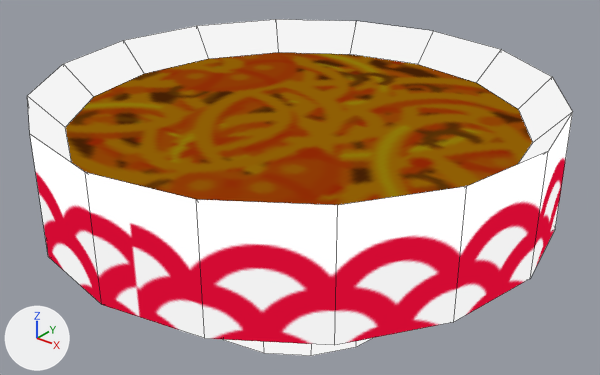
What one commit did to the Blender file working-files/bowl.blend.
The view is the same before and after, from a 50 mm lens placed at (4.09, -5.09, 3.21), pointed at (0.0, 0.03, 0.04). Arrows for +X, +Y and +Z are at lower left; the lights stay in place. Mesh edges are drawn as thin lines.
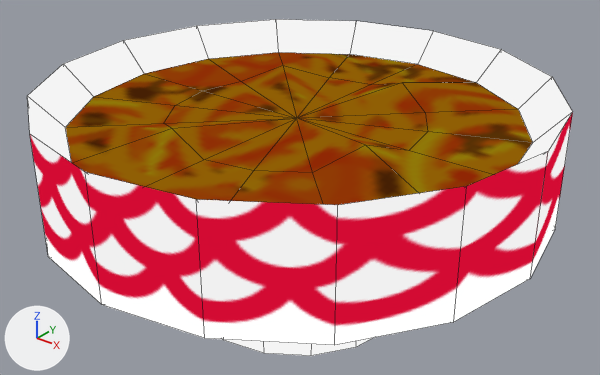
Diff of the bpy script that builds the scene:
```diff
--- a/working-files/bowl.blend.py
+++ b/working-files/bowl.blend.py
@@ me_cylinder @@
 # used by ob_cylinder; location = (0.0, 0.0, 0.0)
-me_cylinder.from_pydata(...)  # 80 vertices, 66 faces; spans x -2.17..2.17, y -2.17..2.17, z -1.0..0.98
+me_cylinder.from_pydata(...)  # 97 vertices, 97 faces; spans x -2.17..2.17, y -2.17..2.17, z -1.0..0.98
+# me_cylinder part 1
+# 1 face is deleted
+# 17 vertices are added at x -1.11..1.09, y -1.11..1.09, z 0.69..0.82
+# 32 new faces join them
+# me_cylinder part 2: 16 kept faces spanning x -2.17..2.17, y -2.17..2.17, z -0.03..0.98 get new texture (UV) coordinates
 me_cylinder.materials.append(mat_bowl_001)
```

Location of each change, [x1, y1, x2, y2] in pixels of the pictures (600 x 375 px):
part 1 of me_cylinder, built on
    both: [65, 52, 532, 205]
part 2 of me_cylinder, surface changed
    both: [30, 113, 573, 345]
